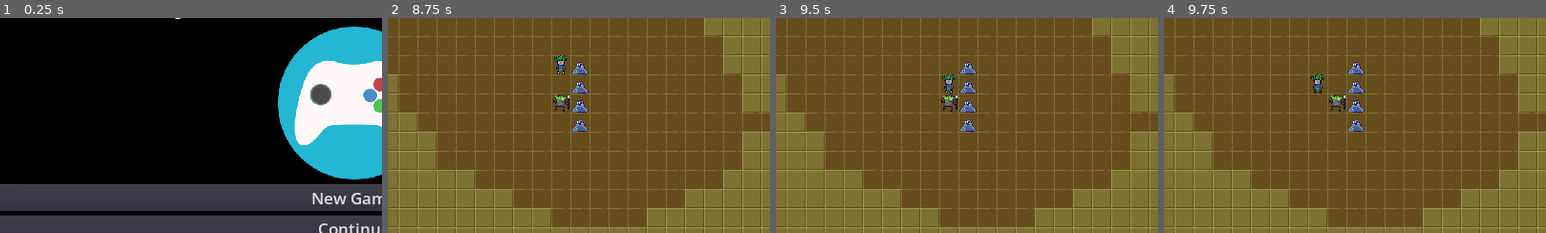
Above: before the commit, frames 1-4 (left to right).
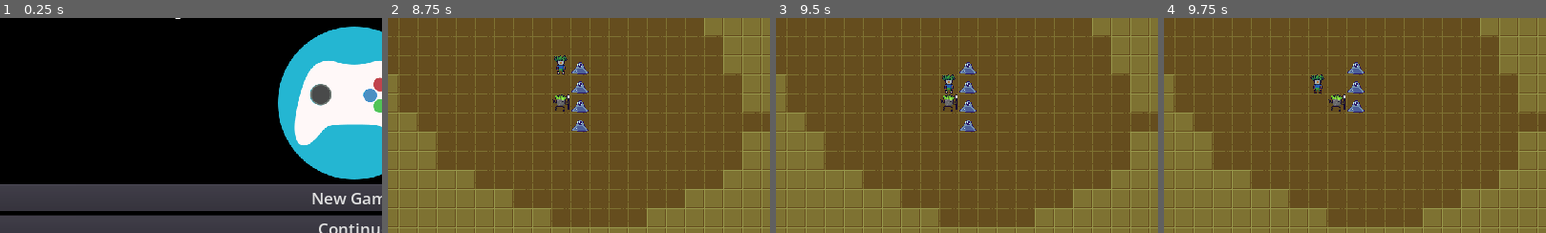
Above: after the commit, the same moments.

Repository: deengames-prototypes/github-game-off-2022
Game: Godot game, scene res://contexts/pregame/scenes/GameLoaderScene.tscn
Same seed, same stepped clock (60 frames per second), same inputs: the game is played once before the commit and once after it.
Inputs:
- Up to frame 1 (0.25 s): no input
- Up to frame 2 (8.75 s): click "New Game" at 0.5 s; tap Enter at 1.25, 2.75, 4.25 s; hold Right (ui_right) 1.28-2.03 s; tap Space at 2, 3.5, 5 s; hold Down (ui_down) 2.03-2.78 s; hold Right (ui_right) 2.78-3.53 s; hold Up (ui_up) 3.53-4.28 s; hold Left (ui_left) 4.28-5.78 s; hold Down (ui_down) 5.78-6.53 s; hold Right (ui_right) 6.53-7.28 s; hold Up (ui_up) 7.28-8.03 s; hold Right (ui_right) from 8.03 s (still down)
- Up to frame 3 (9.5 s): release Right (ui_right) at 8.78 s; hold Down (ui_down) from 8.78 s (still down)
- Up to frame 4 (9.75 s): release Down (ui_down) at 9.53 s; hold Left (ui_left) from 9.53 s (still down)
The pictures show only the part of the screen within x 4-54%, y 27-77%; the shares and areas given below are measured in that part.

Frames 1-3 are identical in both runs. In frame 4, 0.1% of the frame differs, in the area x 48-53%, y 47-53%.

Commit message:
Slime is removed when dead

Diff:
--- a/source/contexts/core/scenes/DungeonLevelScene.gd
+++ b/source/contexts/core/scenes/DungeonLevelScene.gd
@@ -21,6 +21,8 @@
 	_player_controller.connect("player_moved", _minion_system, "on_player_moved")
 	_minion_system.connect("minion_moved", self, "on_entity_moved")
 	add_child(_minion_system)
+
+	_minion_system.connect("entity_died", self, "on_entity_died")
 
 	# Draw entities on the tile map
 	for tile_id in _entities_tile_map.tile_set.get_tiles_ids():
@@ -46,3 +48,7 @@
 	entity.tile_position = new_tile_position
 	_entities_tile_map.set_cellv(old_tile_position, TileMap.INVALID_CELL)
 	_entities_tile_map.set_cellv(new_tile_position, _entities_by_name[entity.name])
+
+func on_entity_died(entity):
+	_entities.erase(entity)
+	_entities_tile_map.set_cellv(entity.tile_position, TileMap.INVALID_CELL)
--- /dev/null
+++ b/source/contexts/core/scripts/systems/DamageSystem.gd
@@ -0,0 +1,5 @@
+extends Node
+
+
+
+func on_minion_attacks_entity(minion: Minion, entity):
--- a/source/contexts/core/scripts/systems/MinionSystem.gd
+++ b/source/contexts/core/scripts/systems/MinionSystem.gd
@@ -4,7 +4,9 @@
 const ATTACK_DISTANCE = 2
 const FOLLOWING_DISTANCE = 3
 
+signal entity_died(entity)
 signal minion_moved(minion, old_tile_position, new_tile_position)
+signal minion_attacks_entity(minion, entity)
 
 var _player: Player
 var _all_entities: Array
@@ -27,20 +29,19 @@
 				if is_near_player(enemy):
 					minion.state = minion.ATTACKING
 					minion.target = enemy
+		minion.ATTACKING:
+			if minion.target == null:
+				minion.state = minion.FOLLOWING
+
 
 	match minion.state:
 		minion.FOLLOWING:
-			follow_player(minion)
+			if minion.tile_position.distance_to(_player.tile_position) >= FOLLOWING_DISTANCE:
+				chase_entity(minion, _player)
 		minion.ATTACKING:
 			attack_target(minion)
-		minion.IDLE:
-			pass
 
 # movement
-
-func follow_player(minion: Minion):
-	if minion.tile_position.distance_to(_player.tile_position) >= FOLLOWING_DISTANCE:
-		chase_entity(minion, _player)
 
 func chase_entity(minion: Minion, entity):
 	var direction := minion.tile_position.direction_to(entity.tile_position)
@@ -84,9 +85,7 @@
 	if minion.tile_position.distance_to(minion.target.tile_position) > ATTACK_DISTANCE:
 		chase_entity(minion, minion.target)
 	else:
-		# TODO: move into own system
 		minion.target.health -= minion.attack
-		print(minion.target.name, minion.target.health)
 		if minion.target.health <= 0:
+			emit_signal("entity_died", minion.target)
 			minion.target = null
-			minion.state = minion.FOLLOWING
